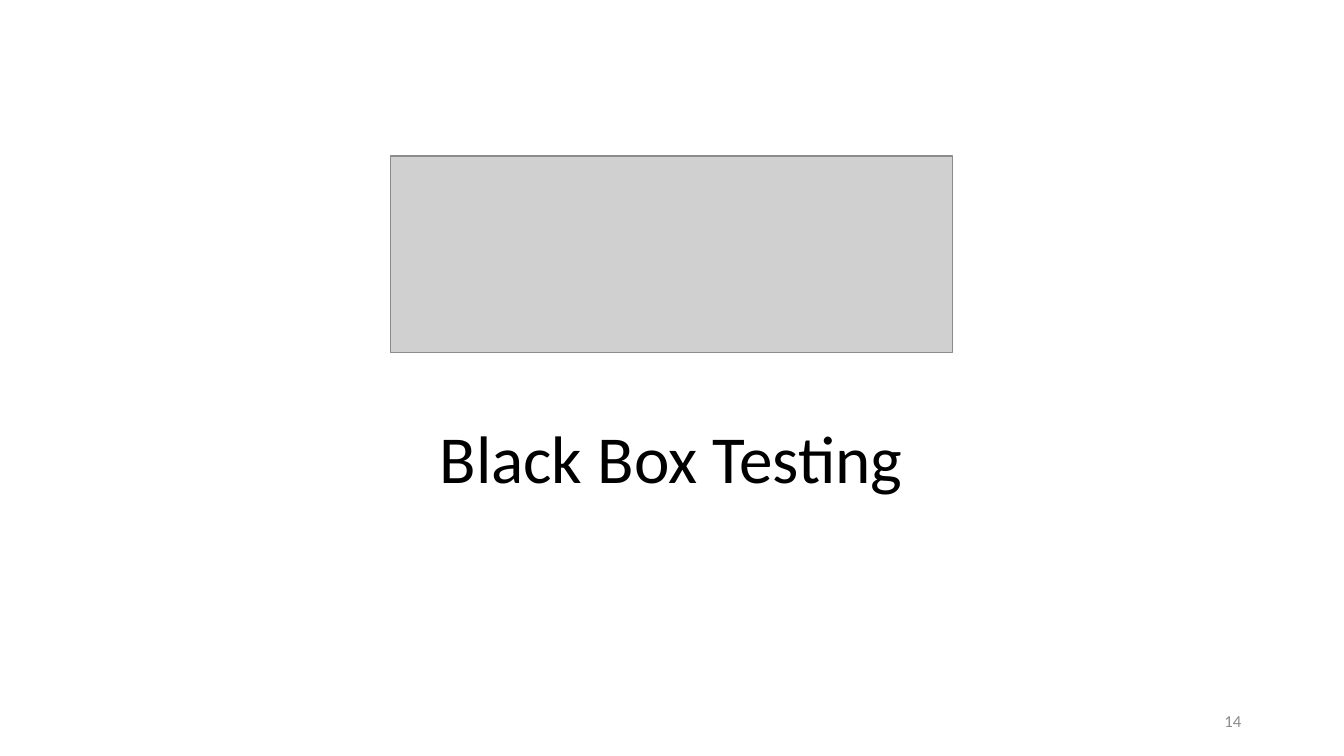
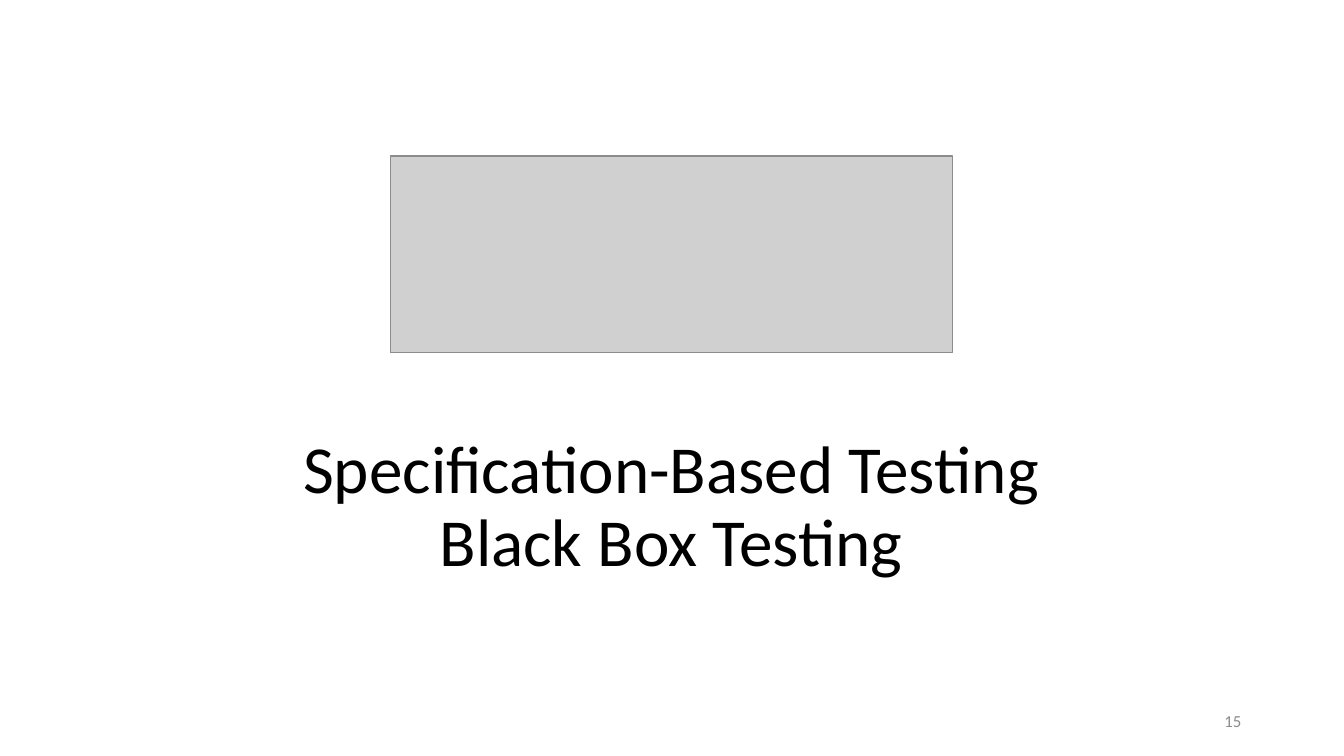
Before and after one commit to malenezi/malenezi, a slide deck: slide 15 of SE401/Lectures/6-Black Box Testing/Black Box Testing.pptx (slide 14 before the commit). Drawn at 1344x756 pixels with LibreOffice and Linux fonts; fonts in the diff are those of the drawing; grey boxes stand for pictures. Boxes give left, top, right and bottom in pixels: in the first picture for what was removed or moved away, otherwise in the second. Text is boxed around its words. In the diff, an @@ line names an element or a change of style, - is before the commit and + after.

```diff
--- a/SE401/Lectures/6-Black Box Testing/Black Box Testing.pptx
+++ b/SE401/Lectures/6-Black Box Testing/Black Box Testing.pptx
@@ title at (x1=303, y1=446, x2=1039, y2=578): text changed @@
-Black Box Testing
+Specification-Based Testing
+Black Box Testing
@@ page number at (x1=1224, y1=716, x2=1241, y2=727): text changed @@
-14
+15
```
Also in this commit, not shown: 5 other slides changed, 36 slides added, 6 slides removed, 1 other file.
